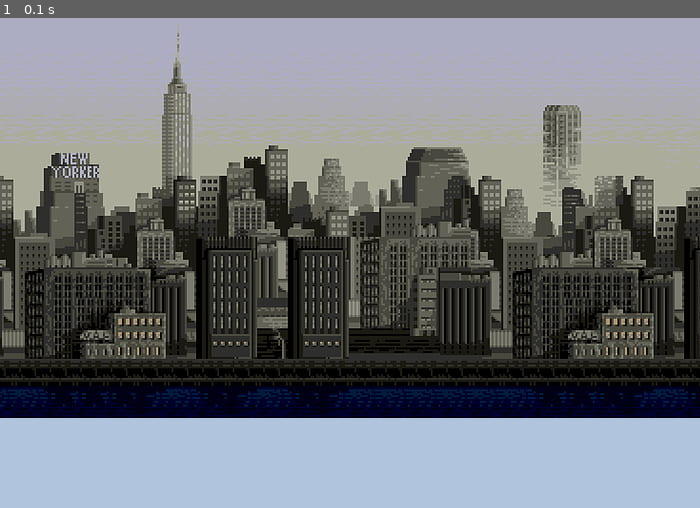
Above: before the commit, frame 1.
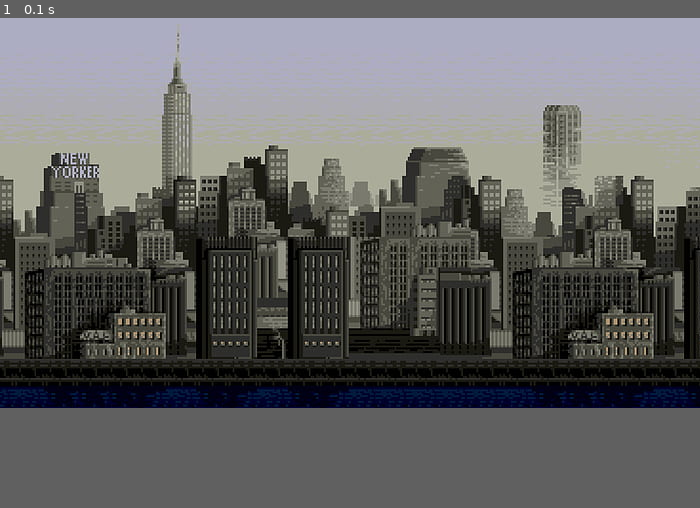
Above: after the commit, the same moment.

Repository: AndreBBM/Projeto-PyGame
Game: pygame game, started from Jogo.py
The game is run twice, just before and just after one commit, with the same random seed, the same clock (stepped at 60 frames per second) and the same inputs.
Inputs:
- Up to frame 1 (0.1 s): no input
In our replay, the window is 700x500 before the commit and 700x400 after it. These sizes can differ from the game's own. Grey fills any space a smaller window leaves; there, only what the larger window draws over its background counts as a difference.

The runs differ from the first frame. In frame 1, 2.0% of the frame differs, in the area x 0-100%, y 79-82%.

Commit message:
Conferindo

Diff:
--- a/Jogo.py
+++ b/Jogo.py
@@ -6,7 +6,7 @@
 
 # Criando a tela do jogo
 # Dimensões
-altura = 500
+altura = 400
 largura = 700
 WIDTH_cart= 50
 WIDTH_bura= 10
@@ -41,18 +41,20 @@
     for event in pygame.event.get():
         # Para sair do jogo
         if event.type == QUIT:
-            Start=False
+            Start = False
 
-    buraco_x+=buraco_speed
+    # Velocidade do buraco no espaço
+    buraco_x += buraco_speed
 
     # Pra não sair da sala
     if buraco_x > "?": #Tamanho máximo da imagem
-       buraco_x=" " #Tamanho inicial
+       buraco_x = " " #Tamanho inicial
 
     tela.fill((176, 196, 222))
     tela.blit(background, (0, 0))
     pygame.display.update()  # Mostra o novo frame para o jogador
-    #Linha importante= Faz o jogo ficar sempre atualizando
+
+    # Linha importante = Faz o jogo ficar sempre atualizando
     pygame.display.update()
 
 pygame.quit()
